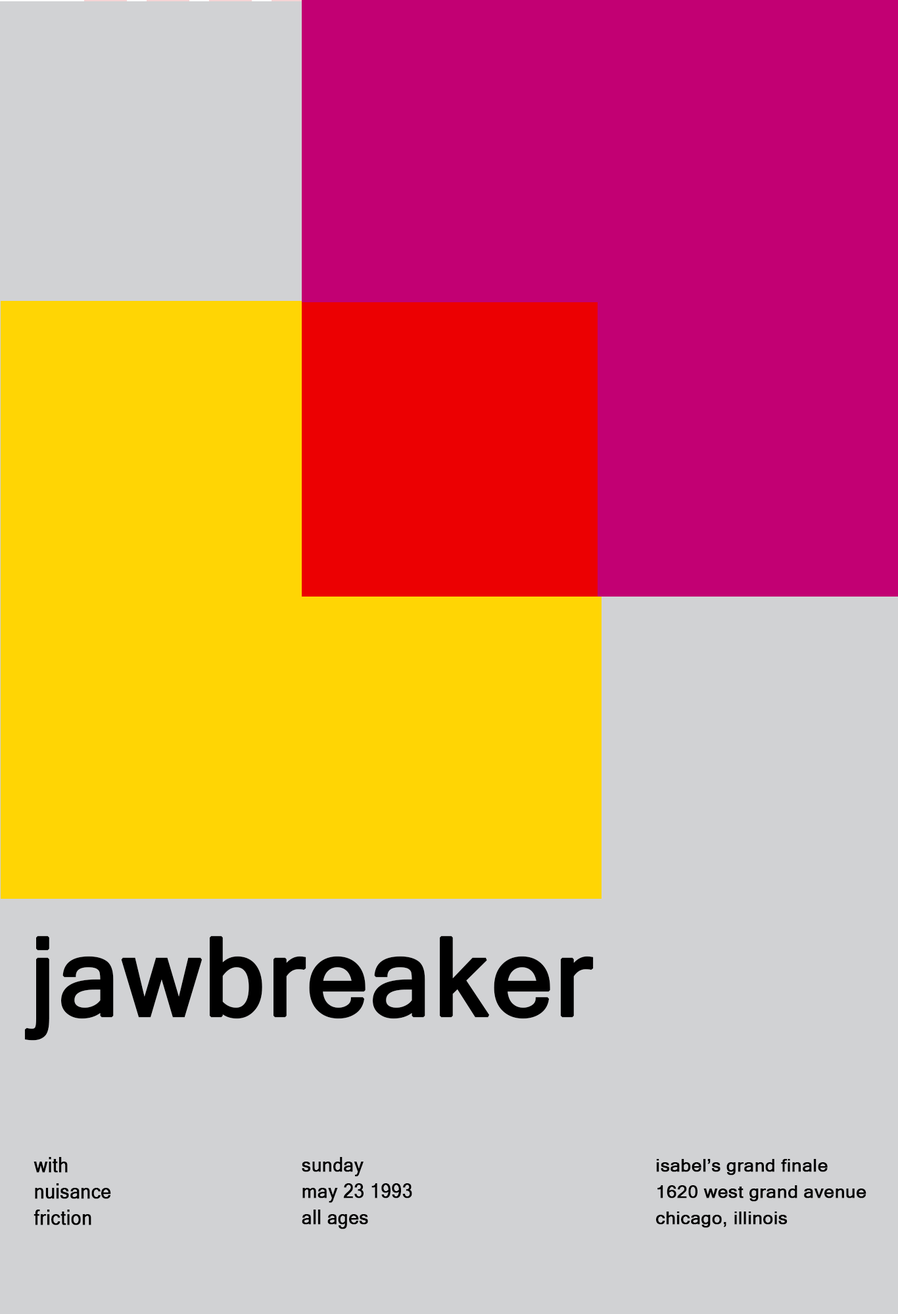
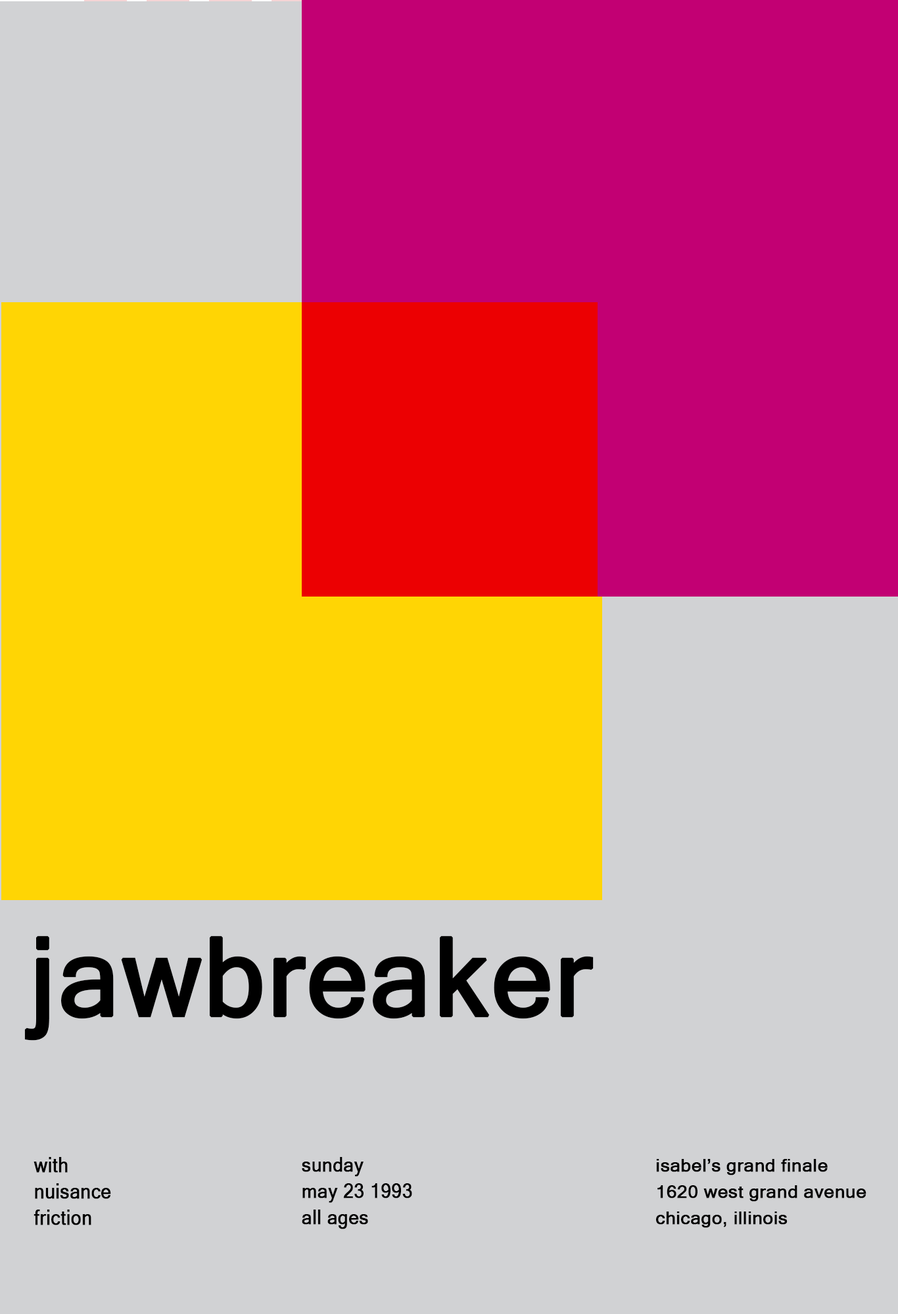
Layer changes from the first w=898, h=1314 image to the second:
painted on "Rectangle 2" over (0, 300, 602, 901)
